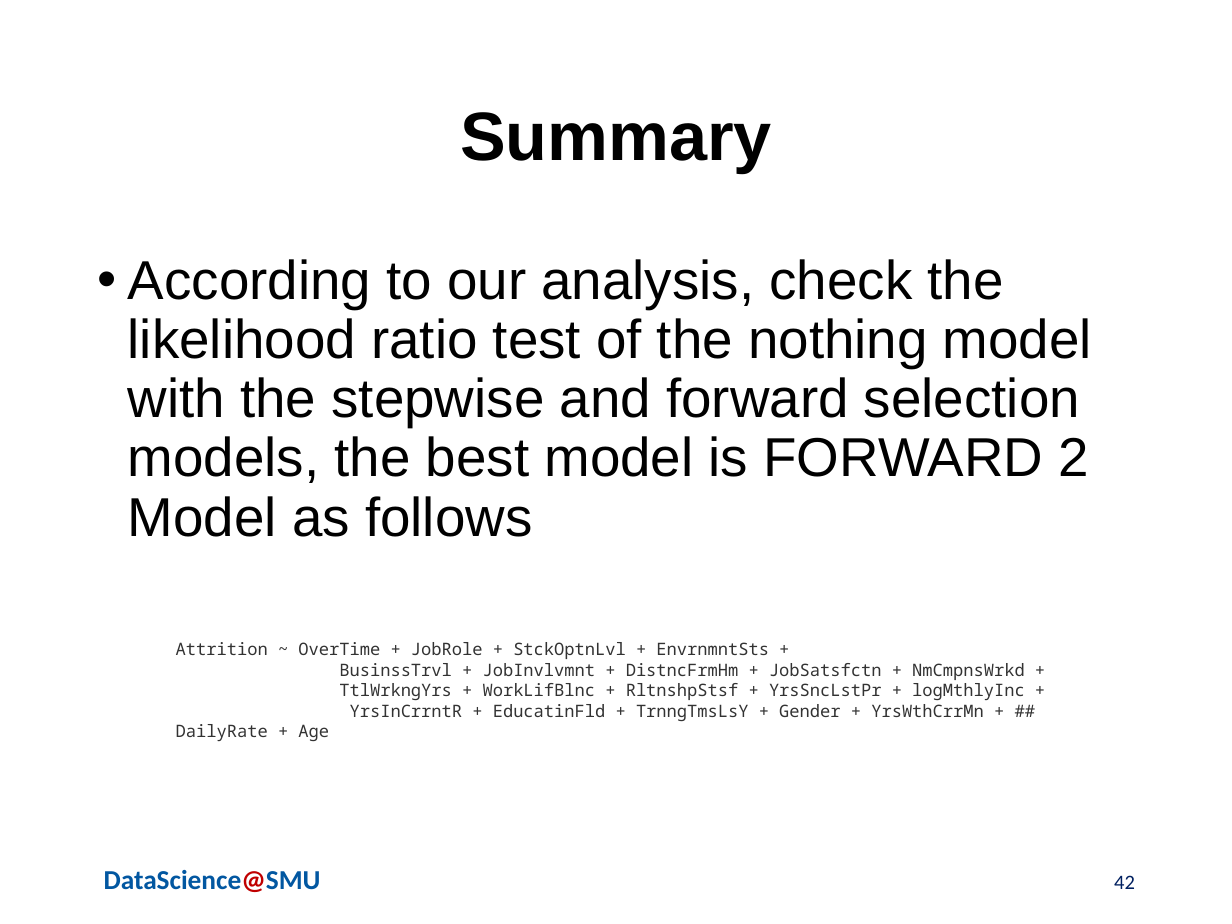
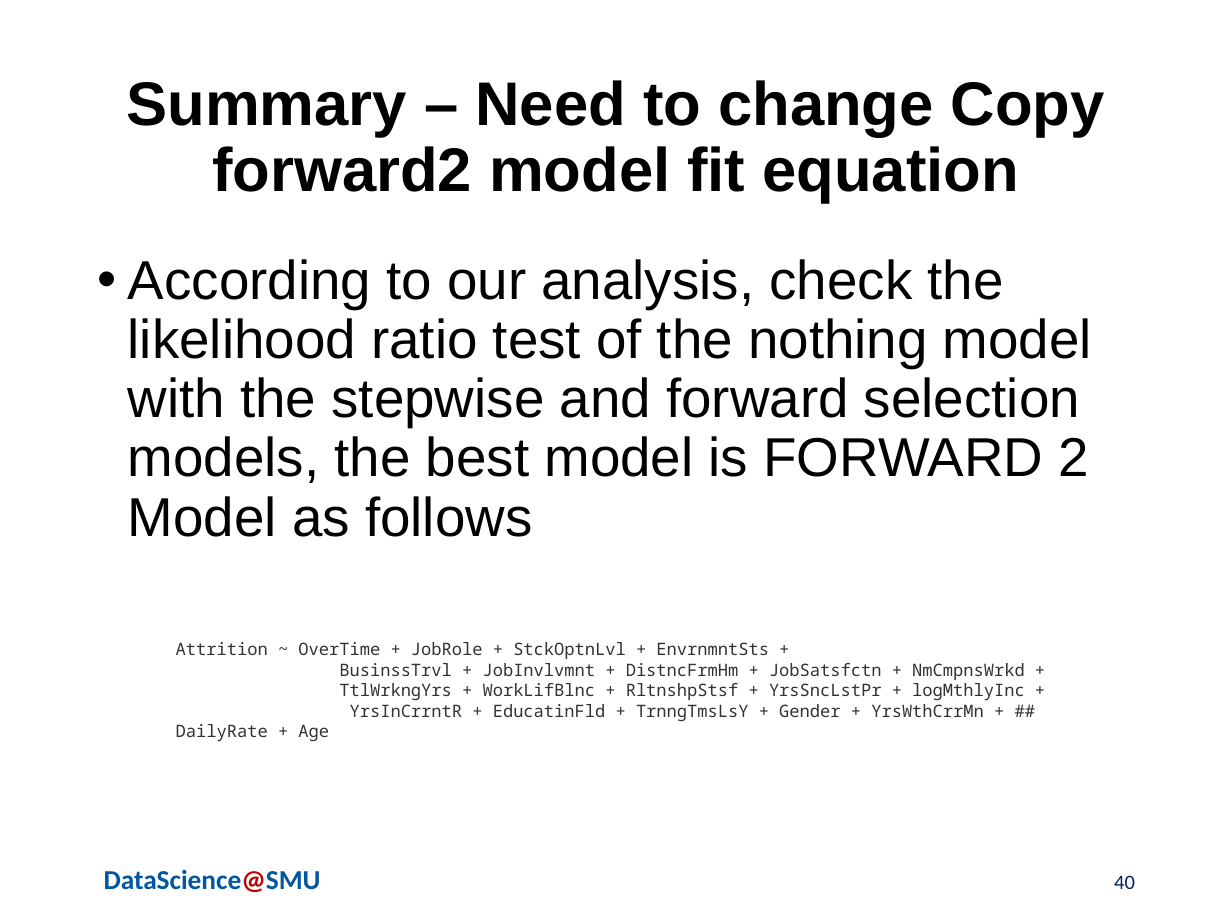
Before and after one commit to chaoshunh/SMU_MSDS, a slide deck: slide 40 of Doing_Data_Science/CaseStudy2/Reports/MSDSPresentation.pptx (slide 42 before the commit). Drawn at 1232x924 pixels with LibreOffice and Linux fonts; fonts in the diff are those of the drawing; background and template pictures are left out. Boxes give left, top, right and bottom in pixels: in the first picture for what was removed or moved away, otherwise in the second. Text is boxed around its words. In the diff, an @@ line names an element or a change of style, - is before the commit and + after.

Commit message:
Need to add fit models
Please add fit models in the presentation and conclusion/summary

```diff
--- a/Doing_Data_Science/CaseStudy2/Reports/MSDSPresentation.pptx
+++ b/Doing_Data_Science/CaseStudy2/Reports/MSDSPresentation.pptx
@@ title at (126, 80, 1105, 203): text changed; size 40 to 36 pt @@
-Summary
+Summary – Need to change Copy forward2 model fit equation
@@ page number at (1114, 875, 1135, 889): text changed @@
-42
+40
```
Also in this commit, not shown: 3 other slides changed, 2 slides removed.
